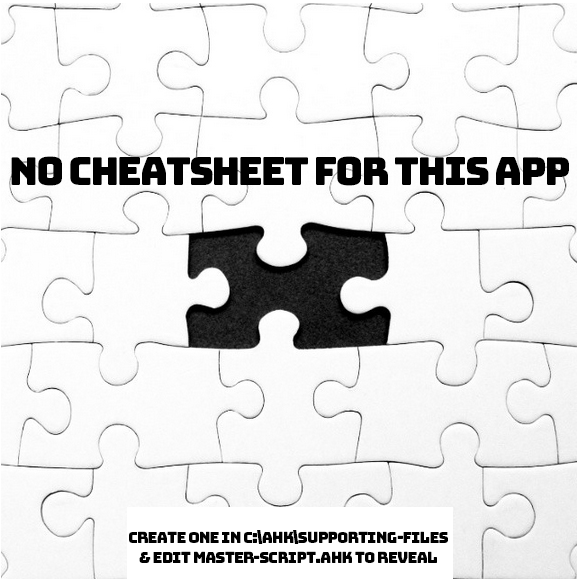
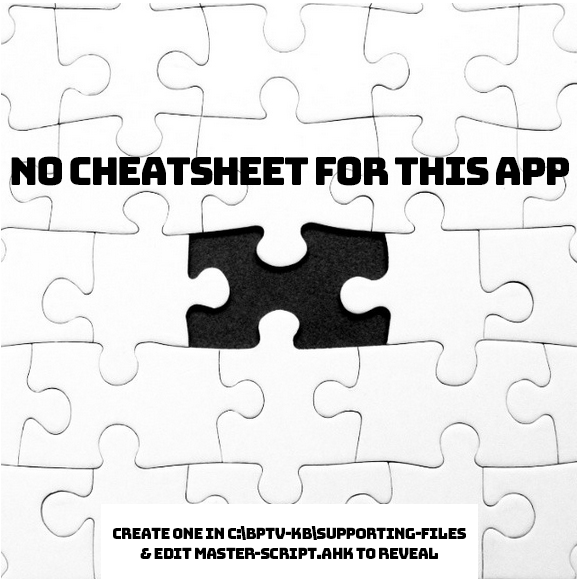
Layers edited between the first and the second 579 x 580 image:
renamed "Create one in C:\AHK\SUPPORTING-FILES & Edit master-script.ahk" to "Create one in C:\BPTV-KB\SUPPORTING-FILES & Edit master-script.", painted on it over bbox(113, 526, 466, 563)
painted on "Color Fill 1" over bbox(101, 504, 478, 579)
